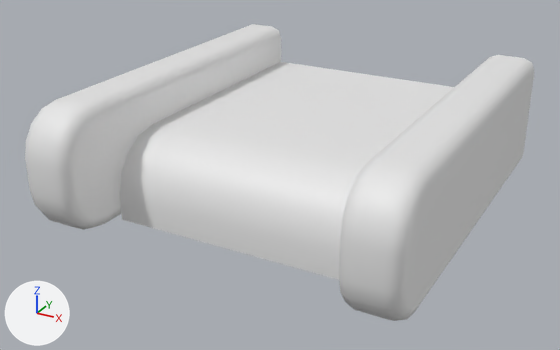
Before and after pictures for a commit that changed the FBX model Assets/01_Art/01_Models/Track/SM_EndofTrack.fbx.
The view is the same before and after, from a camera (50 mm lens) standing at (0.512, -1.046, 0.529) and looking at (-0.017, -0.085, 0.048). Arrows for +X, +Y and +Z are at lower left; the lights stay in place. The older version comes first.
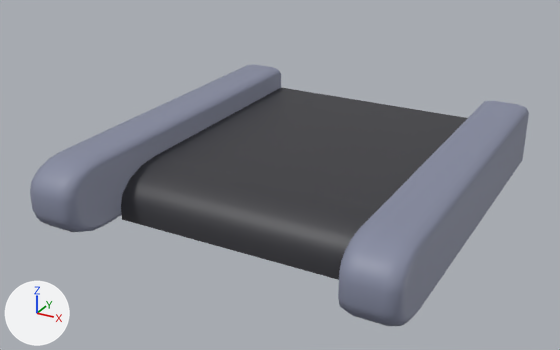
The edits, one by one:
Picture 'T_Atlas.png' (img_t_atlas_png) is new.
In material 'Track' (mat_track), base_color is no longer (0.8, 0.8, 0.8), white #e7e7e7.
In material 'Track' (mat_track), texture is now set to img_t_atlas_png, with its transparency.
me_cube_002 has 162 vertices, 122 faces and spans x -28.0..28.0, y 0.0..19.0, z 0.0..60.1.
me_cube_002 is used by ob_cube_002; location (0.0, 0.248, 0.0); rotation (1.571, 0.0, 0.0), in degrees (90, 0, 0); scale (0.01, 0.01, 0.01).
me_cube_002 part 1: all 114 faces that had it switch from mat_sides (white #e7e7e7) to mat_track (picture img_t_atlas_png).
me_cube_002 part 2: texture (UV) coordinates of 122 of 122 faces, centred in x -28.0..28.0, y 0.0..19.0, z 8.3..60.1, changed; they spanned u 0.0..1.76, v 0.0..0.89 and now span u 0.0..0.16, v 0.14..0.21.
Object 'Cube.002' (ob_cube_002) is rescaled from (0.01, 0.01, 0.01) to (0.01, 0.00577, 0.01).

Changed parts and their boxes [x1, y1, x2, y2] in the pictures (560 x 350 px):
'Cube.002', surface changed, recoloured, rescaled (12% shorter)
    before: [25, 24, 535, 321]
    after: [30, 64, 529, 326]
part 1 of me_cube_002, recoloured
    before: [25, 24, 535, 321]
    after: [30, 64, 529, 326]
part 2 of me_cube_002, surface changed
    before: [25, 24, 535, 321]
    after: [30, 64, 529, 326]
